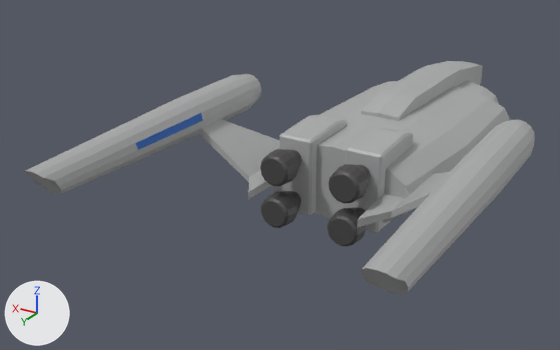
One commit to the FBX model Assets/FBX/Fed_Colony_i.fbx: the scene before it, then after it.
The view is the same before and after, from a 50 mm lens placed at (-0.481, 1.631, 0.476), pointed at (0.124, 0.623, -0.028). Arrows for +X, +Y and +Z are at lower left; the lights stay in place. Vertices at the same position are counted once.

The first picture shows 'CONESTOGA'.
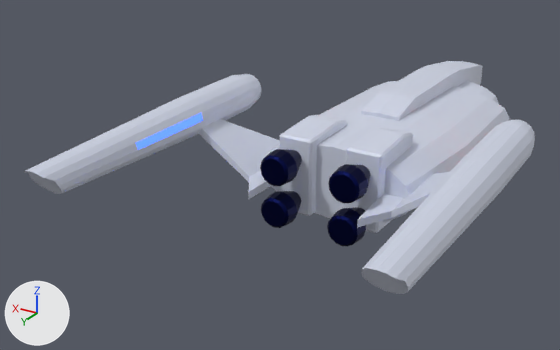
The newer file is also rescaled (x0.248), turned or shifted as a whole; pictures and numbers use the older file's frame.

Location of each change, [x1, y1, x2, y2] in pixels of the pictures (560 x 350 px):
'CONESTOGA', recoloured, surface changed (grey to white): [24, 61, 535, 294] in both
part 1 of me_cube, recoloured: [136, 113, 203, 150] in both
part 2 of me_cube, recoloured (black to blue): [260, 149, 370, 247] in both
part 3 of me_cube, surface changed (grey to white): [24, 61, 535, 294] in both

Patch to the scene script:
```diff
--- a/Assets/FBX/Fed_Colony_i.fbx.py
+++ b/Assets/FBX/Fed_Colony_i.fbx.py
@@ mat_a_blueglow @@
+mat_a_blueglow = principled_material('A_BlueGlow')
+mat_a_blueglow.base_color = (0.0339, 0.053, 0.8)  # blue #3441e7
+mat_a_blueglow.emission_color = (0.0303, 0.0861, 0.841)  # blue #3153ec
+mat_a_blueglow.emission_strength = 4.0
@@ mat_a_redglow @@
+mat_a_redglow = principled_material('A_RedGlow')
+mat_a_redglow.base_color = (0.8, 0.013, 0.0412)  # red #e71e39
+mat_a_redglow.emission_color = (0.886, 0.0286, 0.0319)  # red #f22f32
+mat_a_redglow.emission_strength = 4.0
@@ mat_a_dark @@
+mat_a_dark = principled_material('A_Dark')
+mat_a_dark.base_color = (0.00287, 0.00488, 0.0477)  # dark blue #090f3e
+mat_a_dark.metallic = 1.0
@@ mat_a_hull @@
+mat_a_hull = principled_material('A_Hull')
+mat_a_hull.base_color = (0.637, 0.676, 0.801)  # white #d1d7e7
@@ me_cube @@
 me_cube.from_pydata(...)  # 703 vertices, 622 faces; spans x -0.263..0.264, y 0.006..1.038, z -0.067..0.116
 # used by ob_conestoga; location = (0.0, 0.0, 0.0)
+# me_cube part 1: all 2 faces centred in x -0.202..0.203, y 0.799, z 0.089 switch from mat_redglow (picture img_a_palettered_png) to mat_a_blueglow (blue #3441e7)
+# me_cube part 2: all 226 faces that had it switch from mat_dark (picture img_a_palettered_png) to mat_a_dark (dark blue #090f3e)
+# me_cube part 3: texture (UV) coordinates of 392 of 622 faces, centred in x -0.262..0.263, y 0.007..1.018, z -0.063..0.114, changed; they spanned u 0.42..0.8, v 0.94..0.95 and now span u 0.07..0.1, v 0.0..0.07
+me_cube.materials.append(mat_a_redglow)  # red #e71e39
+me_cube.materials.append(mat_a_hull)  # white #d1d7e7
```
